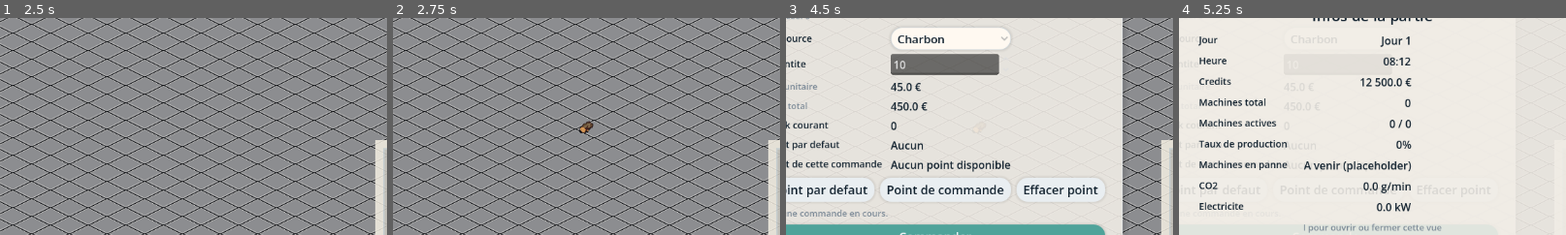
Above: before the commit, frames 1-4 (left to right).
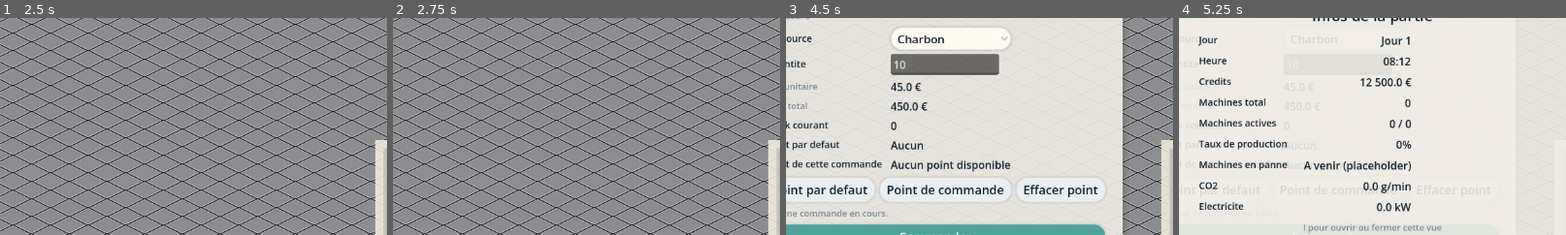
Above: after the commit, the same moments.

Repository: AApoLLoo/Projet
Game: Godot game, scene res://scene/main_menu.tscn
The game is run twice, just before and just after one commit, with the same random seed, the same clock (stepped at 60 frames per second) and the same inputs.
Inputs:
- Up to frame 1 (2.5 s): click "Nouvelle partie" at 0.5 s; click "1x" at 1.25 s; click "2x" at 2 s
- Up to frame 2 (2.75 s): no input
- Up to frame 3 (4.5 s): click "4x" at 2.75 s; click "Construire" at 3.5 s; click "Logistique" at 4.25 s
- Up to frame 4 (5.25 s): click "Vue usine" at 5 s
The pictures show only the part of the screen within x 25-75%, y 25-75%; the shares and areas given below are measured in that part.

Frame 1 is identical in both runs. In frame 2, 0.1% of the frame differs, in the area x 48-52%, y 47-54%; in frame 3, less than 0.1%; in frame 4, less than 0.1%.

Commit message:
Spawn materials on delivery and update visuals
Add runtime spawning of delivered import materials and wire up material appearance. Changes include:

- Livraison.gd: export materiau_scene and implement spawning of one material instance per ordered unit at the delivery_point for import jobs (export still credits player). Each spawned material is offset to avoid overlap and receives its resource_id via destination; warning if materiau_scene is unassigned. Stock is still added to GameManager.
- materiaux.gd: introduce FRAMES mapping and _appliquer_apparence() to set Sprite2D frame based on destination; call it on _ready(), tidy input/process logic.
- scene/level.tscn: remove the old Spawner GDScript subresource and replace Spawner references with materiau_scene usage.
- scene/Materiaux.tscn: adjust Sprite2D vframes to 11 to match frames.
- script/ConveyorEntity.gd: trivial newline/whitespace fix.

These changes connect deliveries to in-world material instances and ensure materials display the correct sprite frame.

Diff:
--- a/scene/Materiaux.tscn
+++ b/scene/Materiaux.tscn
@@ -11,7 +11,7 @@
 [node name="Sprite2D" type="Sprite2D" parent="." unique_id=920633653]
 texture = ExtResource("2_7bv4r")
 hframes = 11
-vframes = 10
+vframes = 11
 
 [node name="CollisionShape2D" type="CollisionShape2D" parent="." unique_id=757227631]
 shape = SubResource("RectangleShape2D_7bv4r")
--- a/scene/level.tscn
+++ b/scene/level.tscn
@@ -146,29 +146,6 @@
 tile_size = Vector2i(56, 26)
 sources/0 = SubResource("TileSetAtlasSource_oxop7")
 
-[sub_resource type="GDScript" id="GDScript_ktmlt"]
-script/source = "extends Node2D
-
-@export var colis_scene : PackedScene
-
-var spawn_position = Vector2(0, 0)
-
-func _ready():
-	spawn_position = get_viewport_rect().size / 2
-	spawn_loop()
-
-func spawn_loop():
-	while true:
-		await get_tree().create_timer(2.0).timeout
-		spawn_colis()
-
-func spawn_colis():
-	var colis = colis_scene.instantiate()
-	colis.global_position = spawn_position
-
-	get_parent().add_child(colis)
-"
-
 [node name="Level" type="Node2D" unique_id=1328862578]
 script = ExtResource("4_q3wyj")
 
@@ -203,7 +180,4 @@
 [node name="DeliveryManager" type="Node2D" parent="." unique_id=1757592815]
 script = ExtResource("10_oxop7")
 truck_scene = ExtResource("11_gunnj")
-
-[node name="Spawner" type="Node2D" parent="." unique_id=2070743422]
-script = SubResource("GDScript_ktmlt")
-colis_scene = ExtResource("12_gunnj")
+materiau_scene = ExtResource("12_gunnj")
--- a/scene/materiaux.gd
+++ b/scene/materiaux.gd
@@ -3,21 +3,33 @@
 var destination = ""
 var temps_attente = 0
 var etat = "en_attente"
-
 var dragging = false
 var offset = Vector2.ZERO
 
+const FRAMES = {
+	"charbon": 12,
+	"gaz": 61,
+	"matiere_brute": 35,
+	"metal": 14,
+	"piece_base": 45,
+	"piece_avancee": 47,
+}
 
 func _ready():
 	input_pickable = true
+	_appliquer_apparence()
 
+func _appliquer_apparence():
+	if destination.is_empty():
+		return
+	var sprite = $Sprite2D
+	if sprite and FRAMES.has(destination):
+		sprite.frame = FRAMES[destination]
 
 func _process(delta):
 	temps_attente += delta
-
 	if dragging:
 		global_position = get_global_mouse_position() + offset
-
 
 func _input_event(viewport, event, shape_idx):
 	if event is InputEventMouseButton:
@@ -26,7 +38,6 @@
 			offset = global_position - get_global_mouse_position()
 			z_index = 100
 
-
 func _input(event):
 	if dragging:
 		if event is InputEventMouseButton:
--- a/script/Livraison.gd
+++ b/script/Livraison.gd
@@ -68,6 +68,7 @@
 signal delivery_state_changed(is_active, current_order)
 
 @export var truck_scene: PackedScene
+@export var materiau_scene: PackedScene
 @export var spawn_position: Vector2 = Vector2(-200, 100)
 @export var exit_position: Vector2 = Vector2(1000, 600)
 @export var drive_time: float = 3.0
@@ -253,6 +254,7 @@
 			anim.stop()
 			anim.frame = 0
 
+# ─── MODIFIÉ : spawn des matériaux au point de livraison ───────────────────────
 func _apply_delivery_payload(order: Dictionary) -> void:
 	if not GameManager:
 		return
@@ -260,10 +262,33 @@
 	var resource_id: String = String(order.get("resource_id", ""))
 	if resource_id.is_empty():
 		return
+
+	# Export : on crédite juste le joueur, pas de spawn
 	if job_type == JOB_EXPORT:
 		GameManager.add_credits(float(order.get("total_cost", 0.0)))
 		return
+
+	# Import : on spawne un matériau par unité commandée au point de livraison
+	if materiau_scene:
+		var delivery_point: Dictionary = order.get("delivery_point", {})
+		var base_pos: Vector2 = Vector2(
+			float(delivery_point.get("world_x", 0.0)),
+			float(delivery_point.get("world_y", 0.0))
+		)
+		var quantity: int = int(order.get("quantity", 0))
+		for i in quantity:
+			var mat = materiau_scene.instantiate()
+			# Décale légèrement chaque colis pour éviter la superposition
+			mat.global_position = base_pos + Vector2((i % 5) * 40, (i / 5) * 40)
+			# Passe le type de ressource au matériau pour qu'il adapte son apparence
+			mat.destination = resource_id
+			get_tree().current_scene.add_child(mat)
+	else:
+		push_warning("Livraison: materiau_scene non assignée, les matériaux ne spawneront pas.")
+
+	# Ajoute quand même au stock GameManager
 	GameManager.add_resource_stock({resource_id: int(order.get("quantity", 0))})
+# ──────────────────────────────────────────────────────────────────────────────
 
 func _finish_delivery(order: Dictionary) -> void:
 	_current_order.clear()
